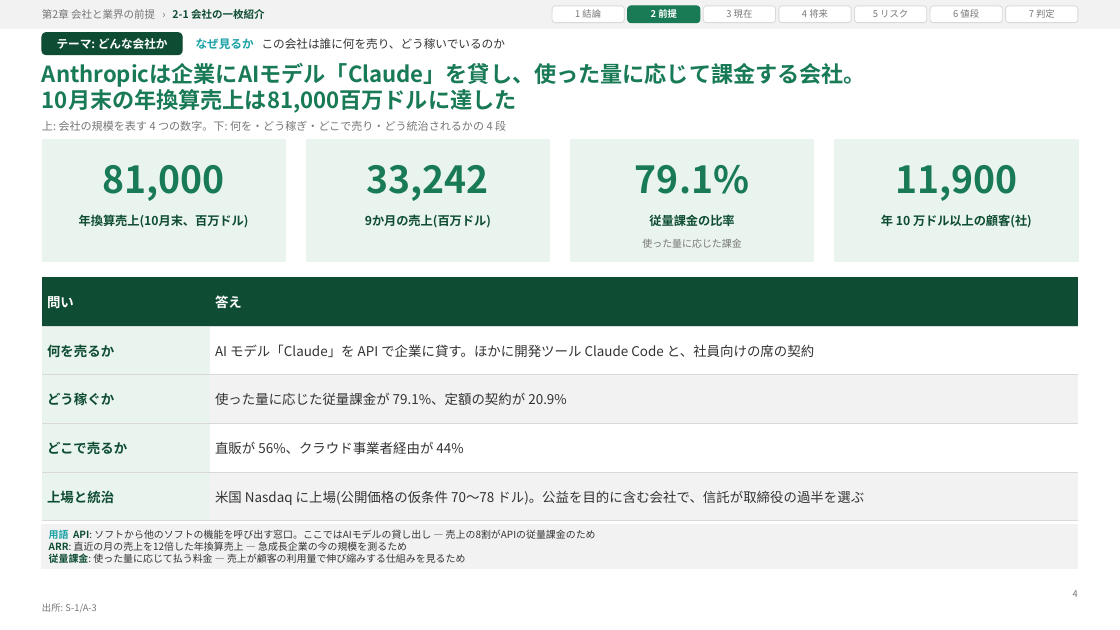
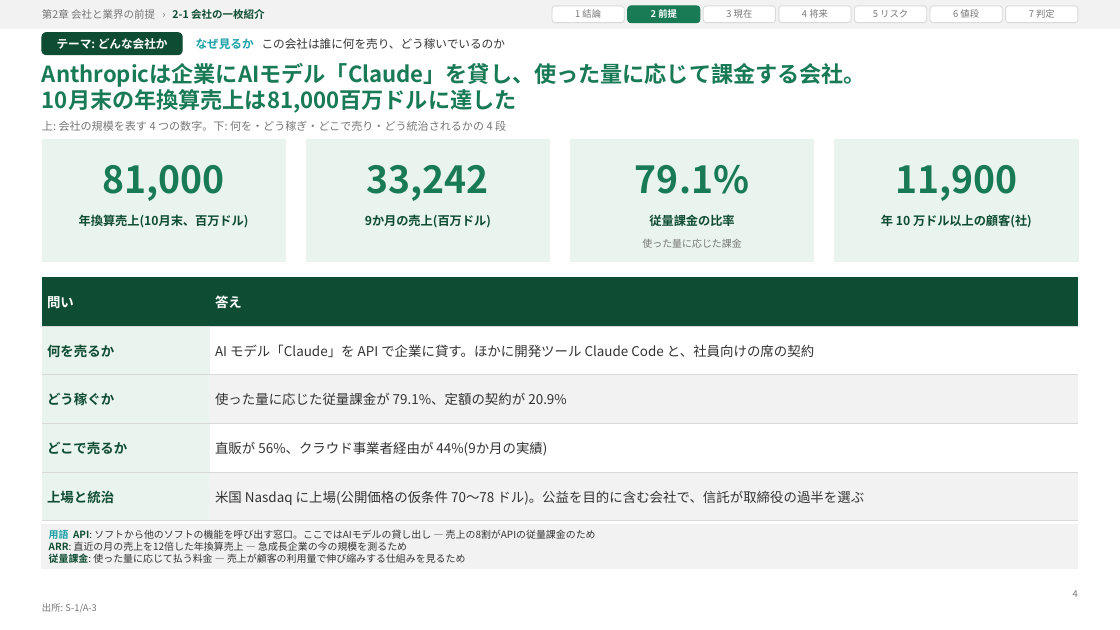
Before and after one commit to fzhmc9vmsh-creator/AI, a slide deck: slide 4 of work/ANT/deck/out/deck.pptx. Drawn at 1120x630 pixels with LibreOffice and Linux fonts; fonts in the diff are those of the drawing. Boxes give left, top, right and bottom in pixels: in the first picture for what was removed or moved away, otherwise in the second. Text is boxed around its words. In the diff, an @@ line names an element or a change of style, - is before the commit and + after.

```diff
--- a/work/ANT/deck/out/deck.pptx
+++ b/work/ANT/deck/out/deck.pptx
@@ table at (42,277,1078,509) @@
-row 4, column 2: 直販が 56%、クラウド事業者経由が 44%
+row 4, column 2: 直販が 56%、クラウド事業者経由が 44%(9か月の実績)
```
Also in this commit, not shown: 9 other slides changed, 32 other files.
